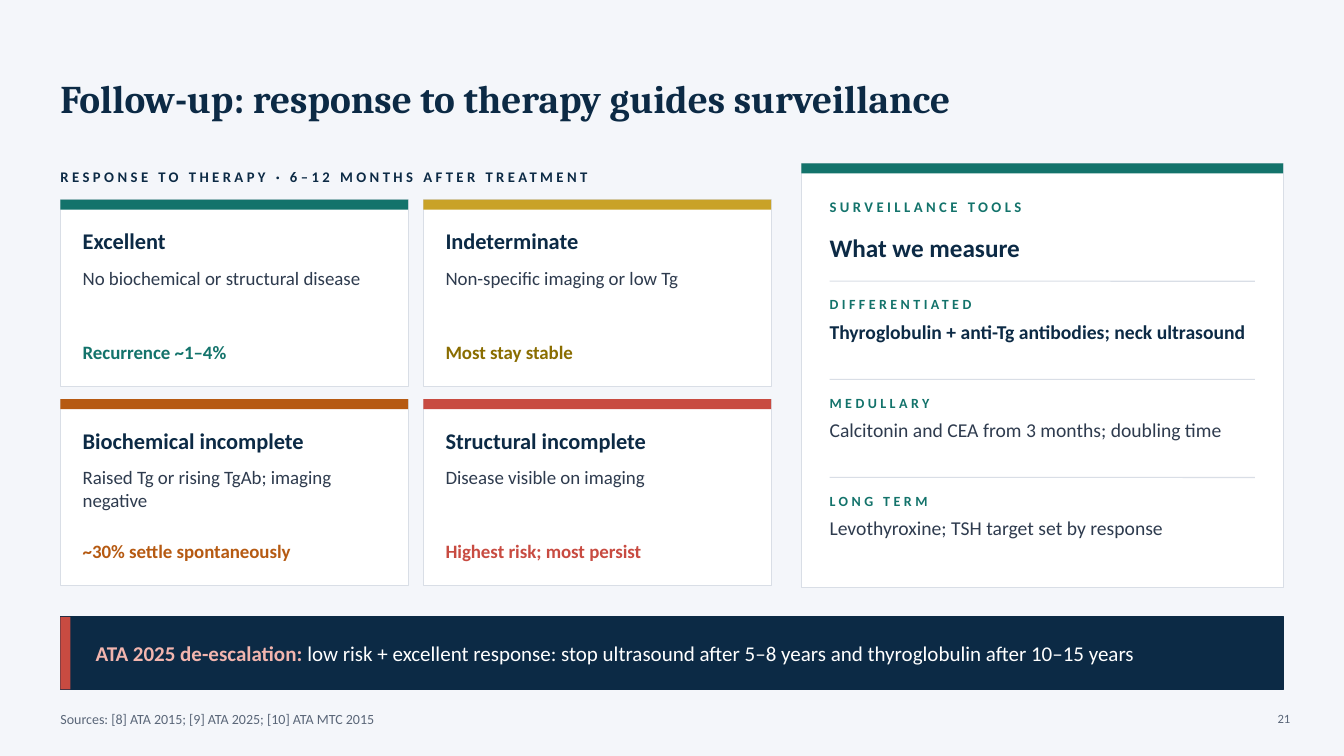
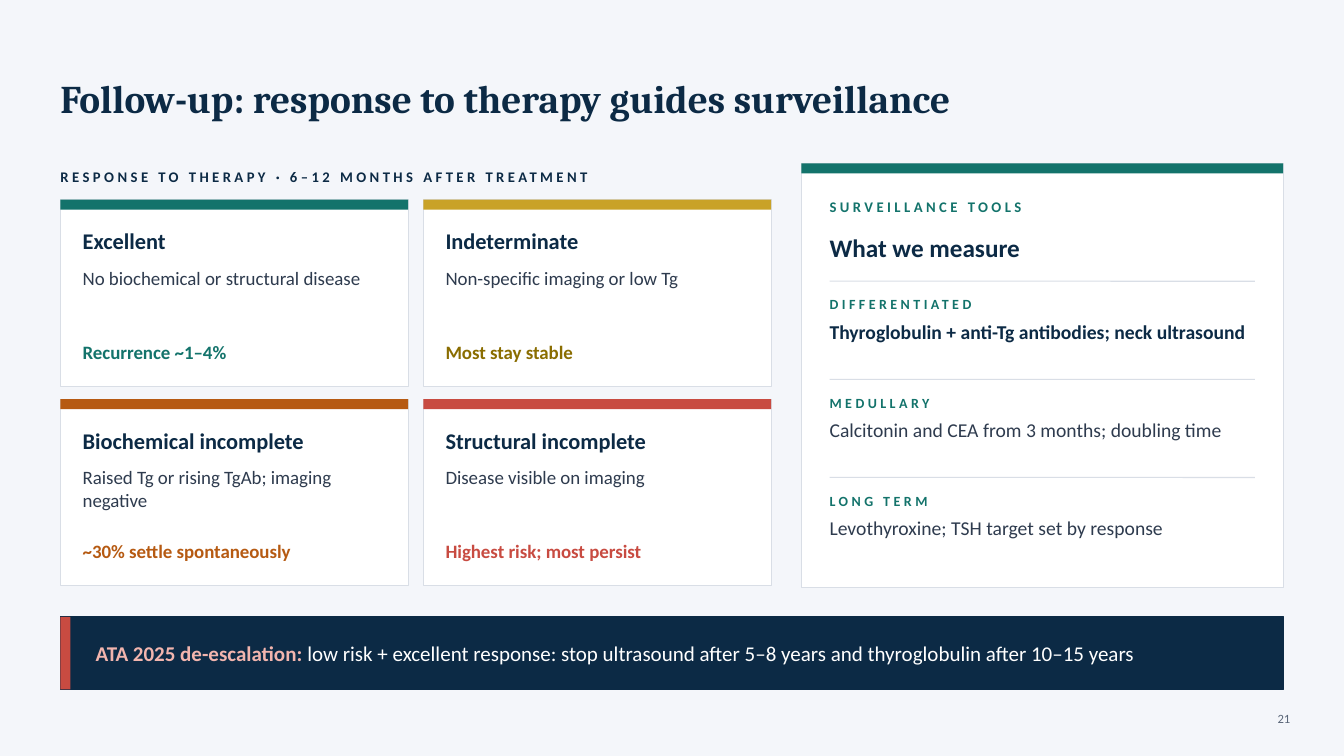
Before and after one commit to Anmo0/Claude-Code-Cloud-, a slide deck: slide 21 of thyroid-seminar/Thyroid_Tumors_Seminar.pptx. Drawn at 1344x756 pixels with LibreOffice and Linux fonts; fonts in the diff are those of the drawing. Boxes give left, top, right and bottom in pixels: in the first picture for what was removed or moved away, otherwise in the second. Text is boxed around its words. In the diff, an @@ line names an element or a change of style, - is before the commit and + after.

```diff
--- a/thyroid-seminar/Thyroid_Tumors_Seminar.pptx
+++ b/thyroid-seminar/Thyroid_Tumors_Seminar.pptx
@@ text removed at [60, 714, 374, 726] @@
-Sources: [8] ATA 2015; [9] ATA 2025; [10] ATA MTC 2015
```
Also in this commit, not shown: 14 other slides changed, 2 other files.
